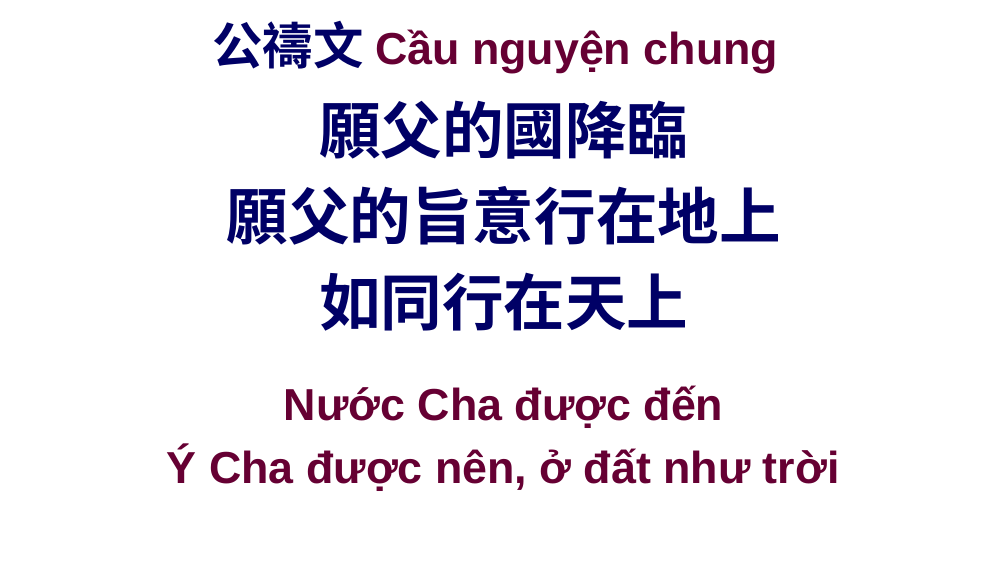
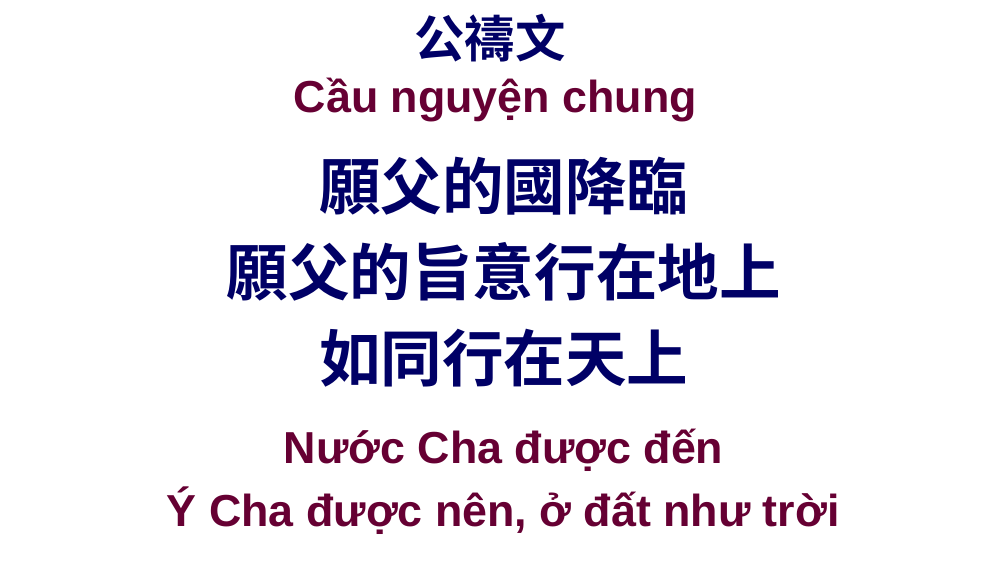
Before and after one commit to batisuoc/other-ppts, a slide deck: slide 22 of 聯合崇拜流程.pptx. Drawn at 1008x567 pixels with LibreOffice and Linux fonts; fonts in the diff are those of the drawing; background and template pictures are left out. Boxes give left, top, right and bottom in pixels: in the first picture for what was removed or moved away, otherwise in the second. Text is boxed around its words. In the diff, an @@ line names an element or a change of style, - is before the commit and + after.

```diff
--- a/聯合崇拜流程.pptx
+++ b/聯合崇拜流程.pptx
@@ title "公禱文 Cầu nguyện chung" rewrapped from (212, 21, 778, 73) to (294, 14, 696, 121) @@
@@ text "願父的國降臨" at (227, 156, 781, 387): vertical alignment top to middle @@
@@ text "願父的國降臨": place and size @@
-text "願父的國降臨" at (227, 100, 781, 331)
+text "願父的國降臨" at (227, 156, 781, 387)
@@ text "Nước Cha được đến": place and size @@
-text "Nước Cha được đến" at (167, 385, 840, 491)
+text "Nước Cha được đến" at (167, 428, 840, 534)
@@ text "Nước Cha được đến" at (167, 428, 840, 534): vertical alignment top to middle @@
```
Also in this commit, not shown: 17 other slides changed, 3 other files.
